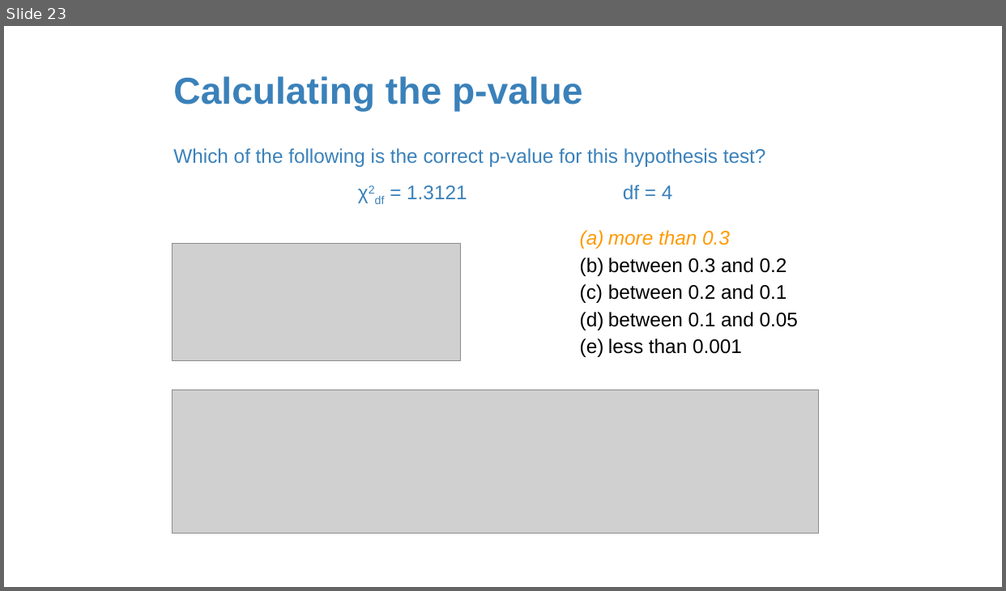
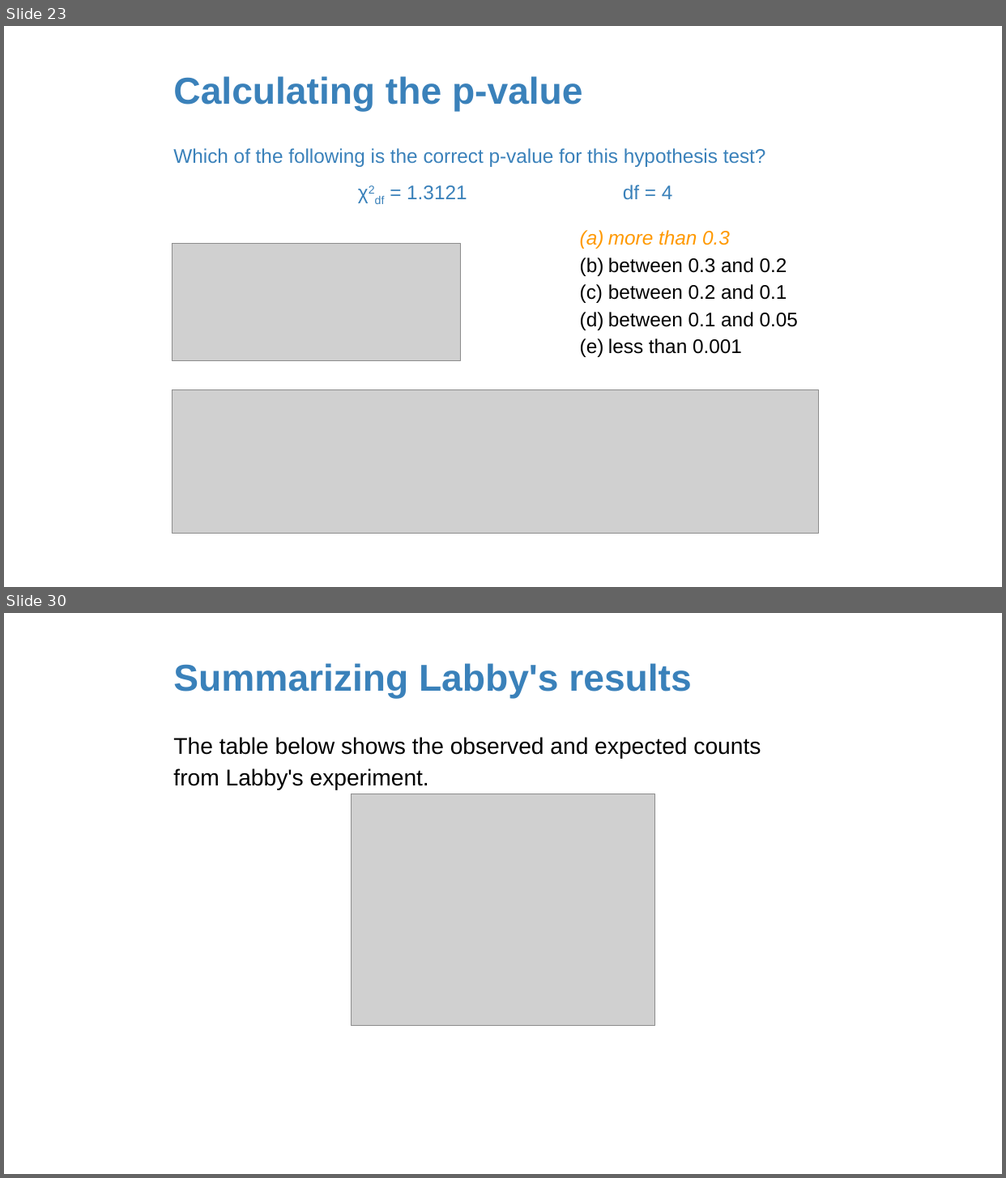
Before and after one commit to amosca01/MATH108-F23, a slide deck: slides/18-difference-many-proportions.pptx. Shown one above the other, each under a label of ours: slide 23 before the commit, slides 23 and 30 after it; the slides between them are not shown. The pictures are 1006x591 and 1006x1178 pixels, drawn with LibreOffice and Linux fonts; fonts in the diff are those of the drawing; grey boxes stand for pictures. Boxes give left, top, right and bottom in pixels: in the first picture for what was removed or moved away, otherwise in the second. Text is boxed around its words. In the diff, an @@ line names an element or a change of style, - is before the commit and + after.

```diff
--- a/slides/18-difference-many-proportions.pptx
+++ b/slides/18-difference-many-proportions.pptx
@@ slide 30 added at (4, 613, 1002, 1174), background #FFFFFF @@
@@ title added at (173, 663, 691, 699), 36 pt, text #3A81BA, bold @@
+Summarizing Labby's results
@@ text added at (173, 737, 761, 790), 22 pt, text #000000 @@
+The table below shows the observed and expected counts from Labby's experiment.
@@ picture added at (351, 794, 655, 1025) @@
```
Also in this commit, not shown: 82 other slides added, 7 other files.
